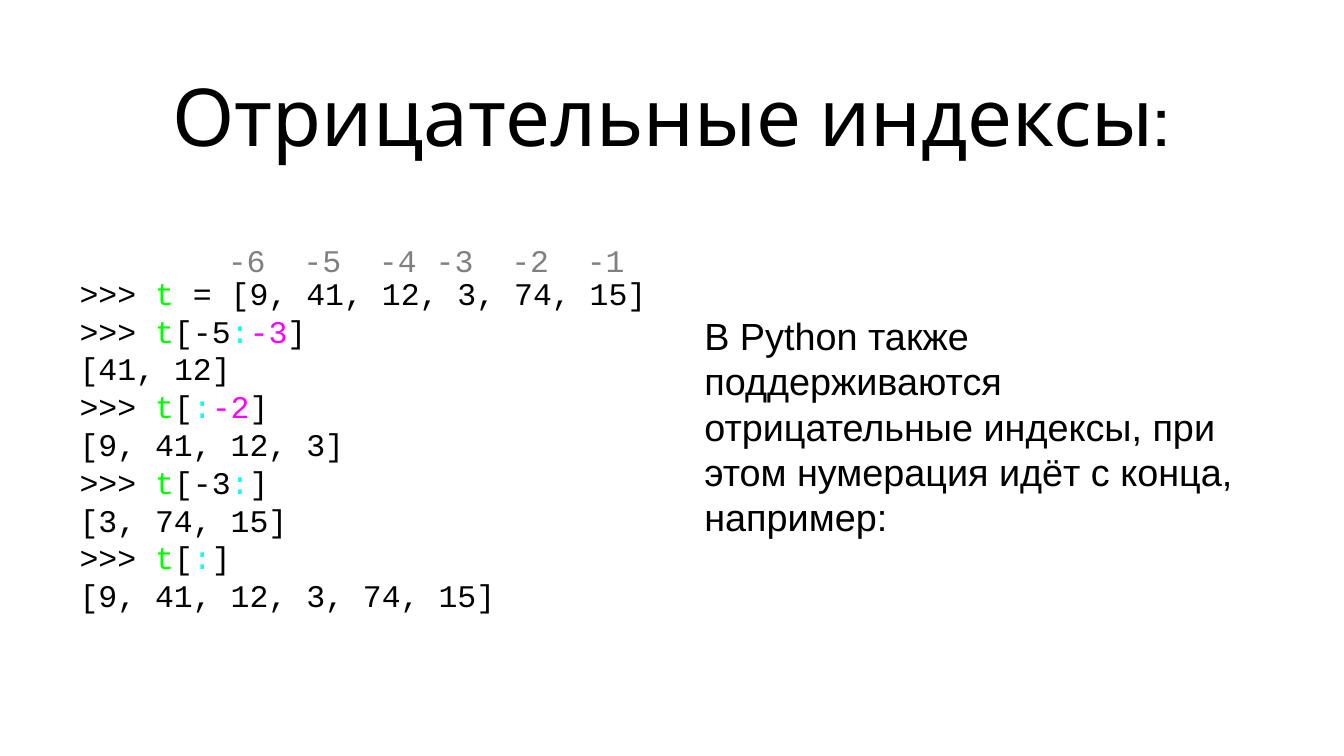
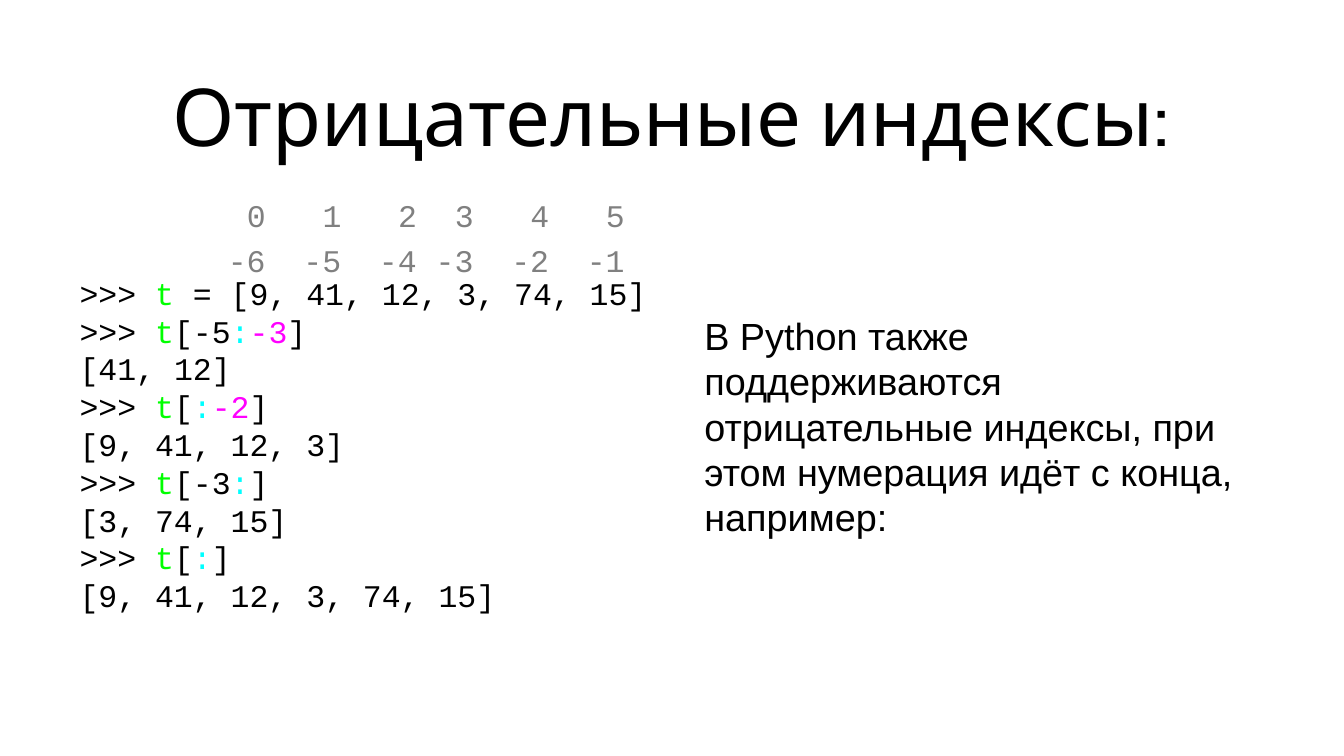
Before and after one commit to maxchv/LearnPython, a slide deck: slide 25 of week02/05.Lists.pptx. Drawn at 1344x756 pixels with LibreOffice and Linux fonts; fonts in the diff are those of the drawing. Boxes give left, top, right and bottom in pixels: in the first picture for what was removed or moved away, otherwise in the second. Text is boxed around its words. In the diff, an @@ line names an element or a change of style, - is before the commit and + after.

```diff
--- a/week02/05.Lists.pptx
+++ b/week02/05.Lists.pptx
@@ text added at bbox=[247, 206, 625, 227], 30 pt, text #808080 @@
+0 1 2 3 4 5
```
Also in this commit, not shown: 6 other slides changed, 3 slides removed, 4 other files.
